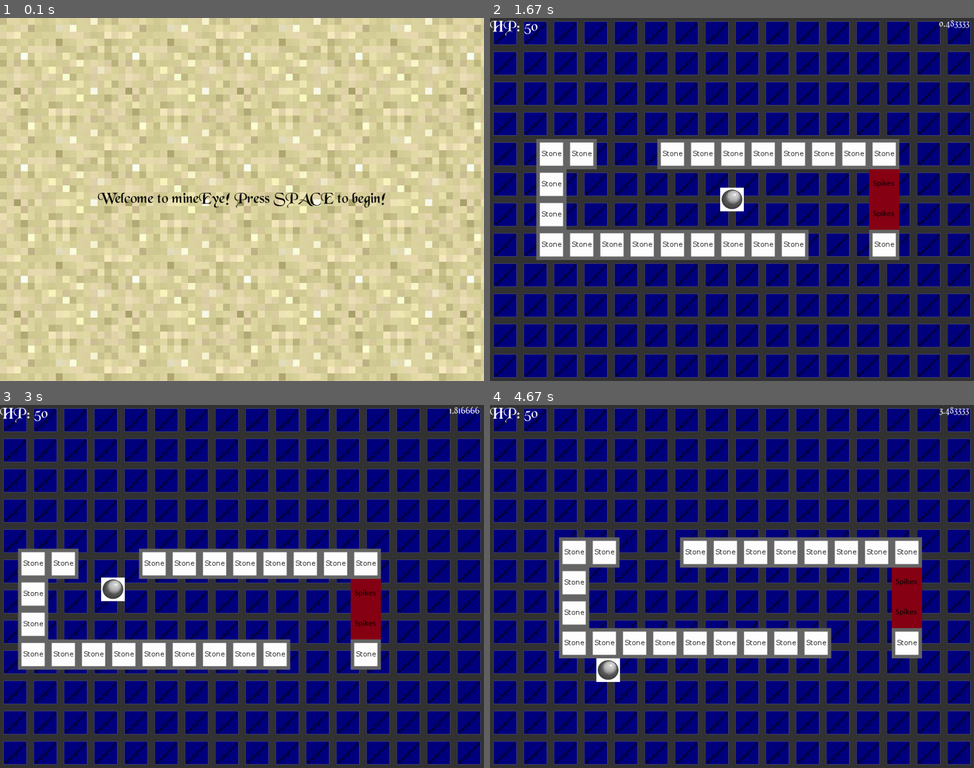
Above: before the commit, frames 1-4 (two rows, left to right).
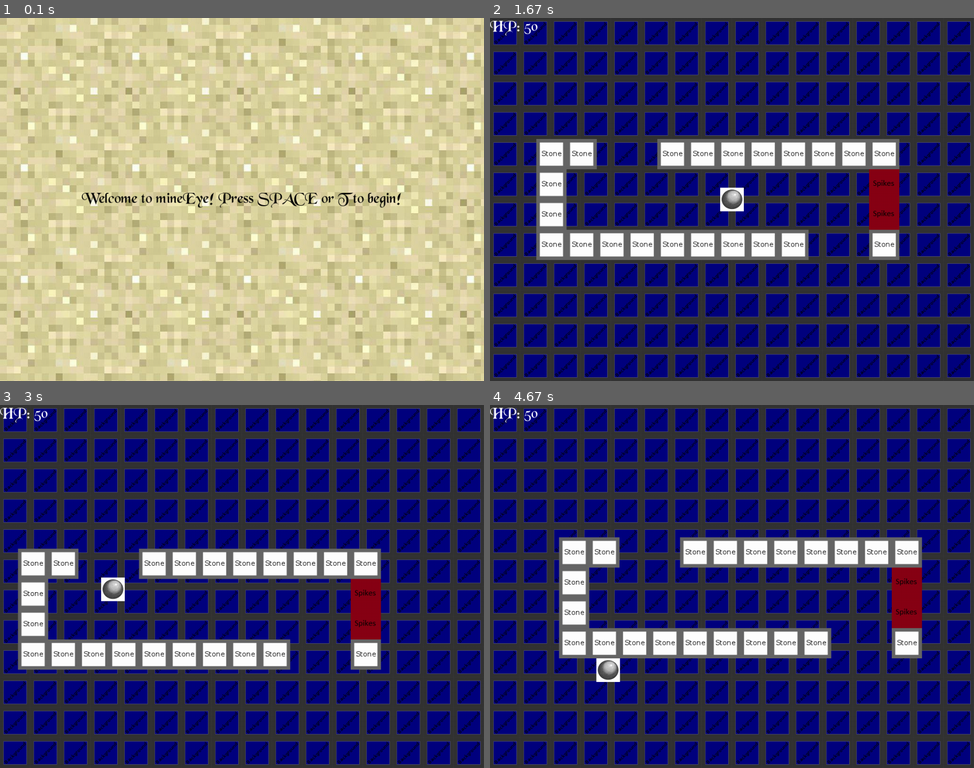
Above: after the commit, the same moments.

Repository: HallaSurvivor/mineEye
Game: pygame game, started from run.py
Two runs of this game, one before a commit and one after it. Both use one fixed random seed, a clock stepped at 60 frames per second and the inputs below.
Inputs:
- Up to frame 1 (0.1 s): no input
- Up to frame 2 (1.67 s): tap T at 0.33 s; hold Esc 0.67-1.13 s; hold Right 0.67-1.13 s; tap Space at 1.17 s; hold Right from 1.5 s (still down)
- Up to frame 3 (3 s): release Right at 1.97 s; hold Up 2-2.3 s; hold Right 2.33-2.8 s; hold Left from 2.83 s (still down)
- Up to frame 4 (4.67 s): release Left at 3.37 s; hold Down 3.4-3.7 s; hold Left 3.73-4.13 s; hold Up 4.17-4.53 s; hold Right from 4.57 s (still down)

The runs differ from the first frame. In frame 1, 1.2% of the frame differs, in the area x 16-83%, y 48-53%; in frame 2, less than 0.1%; in frame 3, less than 0.1%; in frame 4, less than 0.1%.

Commit message:
Added a pause button, esc by default Added a speed run on/off trigger.

Diff:
--- a/config.py
+++ b/config.py
@@ -9,3 +9,5 @@
 LEFT = pygame.K_LEFT
 DOWN = pygame.K_DOWN
 RIGHT = pygame.K_RIGHT
+
+PAUSE = pygame.K_ESCAPE
--- a/gamestates.py
+++ b/gamestates.py
@@ -73,7 +73,7 @@
         background = sn.create_background(sn.load('sand.jpg'))
         screen.blit(background, (0, 0))
         welcome_text = sn.load_font('BLKCHCRY.TTF', 32).render(
-            "Welcome to mineEye! Press SPACE to begin!", 1, constants.BLACK
+            "Welcome to mineEye! Press SPACE or T to begin!", 1, constants.BLACK
         )
         welcome_text_x = welcome_text.get_rect().width / 2
         welcome_text_y = welcome_text.get_rect().height / 2
@@ -88,6 +88,8 @@
         for e in events:
             if e.type == pygame.KEYDOWN and e.key == pygame.K_SPACE:
                 self.manager.go_to(InGame())
+            elif e.type == pygame.KEYDOWN and e.key == pygame.K_t:
+                self.manager.go_to(InGame(timer=True))
 
 
 class InGame(GameState):
@@ -95,7 +97,11 @@
     A game state for moving and falling through the mine
     """
 
-    def __init__(self):
+    def __init__(self, timer=False):
+        """
+        Instantiate the primary Game State.
+        :param timer: A boolean. True if a timer is to be displayed in the top right, False if not.
+        """
         super().__init__()
         self.manager = None
 
@@ -110,7 +116,18 @@
         self.world.world_shift_x = 0
         self.world.world_shift_y = 0
 
-    def draw(self, screen):
+        self.timer = timer
+
+    def draw(self, screen):
+        """
+        Overwrites draw in the GameState class. Draws all of the blocks and enemies in the levels in this
+        game state to the screen.
+
+        Additionally, a HUD is displayed at the top of the screen, showing:
+            the Hero's HP
+            the
+        :param screen: The pygame screen on which to draw.
+        """
         self.world.draw(screen)
         self.all_sprites_list.draw(screen)
 
@@ -119,22 +136,31 @@
         )
         screen.blit(hero_hp, (0, 0))
 
-        elapsed_time = datetime.datetime.now() - self.start_time
-        formatted_elapsed_time = elapsed_time.total_seconds()
-        elapsed_time_display = sn.load_font('BLKCHCRY.TTF', 20).render(
-            "{ElapsedTime}".format(ElapsedTime=formatted_elapsed_time), 1, constants.WHITE
-        )
-        screen.blit(elapsed_time_display, (950, 0))
-
-
-    def update(self):
+        if self.timer:
+            elapsed_time = datetime.datetime.now() - self.start_time
+            formatted_elapsed_time = elapsed_time.total_seconds()
+            elapsed_time_display = sn.load_font('BLKCHCRY.TTF', 20).render(
+                "{ElapsedTime}".format(ElapsedTime=formatted_elapsed_time), 1, constants.WHITE
+            )
+            screen.blit(elapsed_time_display, (950, 0))
+
+    def update(self):
+        """
+        Redraw all of the blocks and enemies in their updated positions as the player interacts with the world,
+        items drop, enemies move, etc.
+        """
         self.hero.move(self.world.block_list, self.world)
 
         if self.hero.hp <= 0:
             self.manager.go_to(DeathScreen())
 
     def handle_events(self, events):
-
+        """
+        Parse all of the events that pygame registers inside the class.
+        These events include:
+            key presses
+        :param events: a list of pygame events, get via pygame.event.get()
+        """
         for event in events:
             if event.type == pygame.KEYDOWN:
                 # Create the motion by changing the Hero's speed vector
@@ -146,6 +172,9 @@
                     self.hero.changespeed(0, 3)
                 elif event.key == config.DOWN:
                     self.hero.changespeed(0, -3)
+                # Quit to TitleScreen (eventually pause menu) if the user presses escape
+                elif event.key == config.PAUSE:
+                    self.manager.go_to(TitleScreen())
 
             elif event.type == pygame.KEYUP:
                 # Cancel the motion by adding the opposite of the keydown situation
